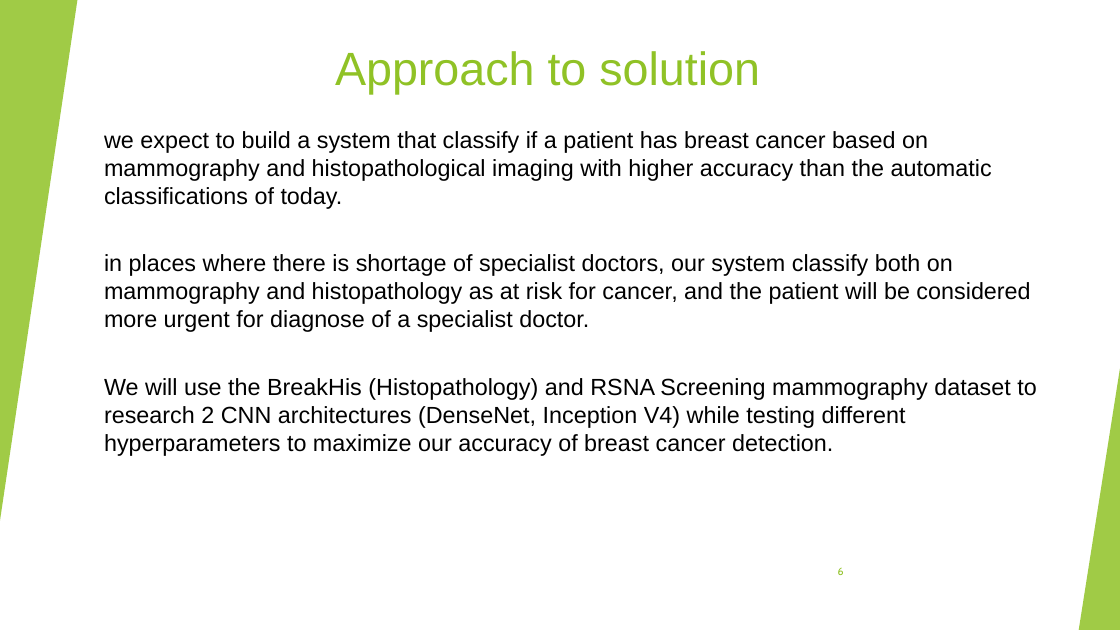
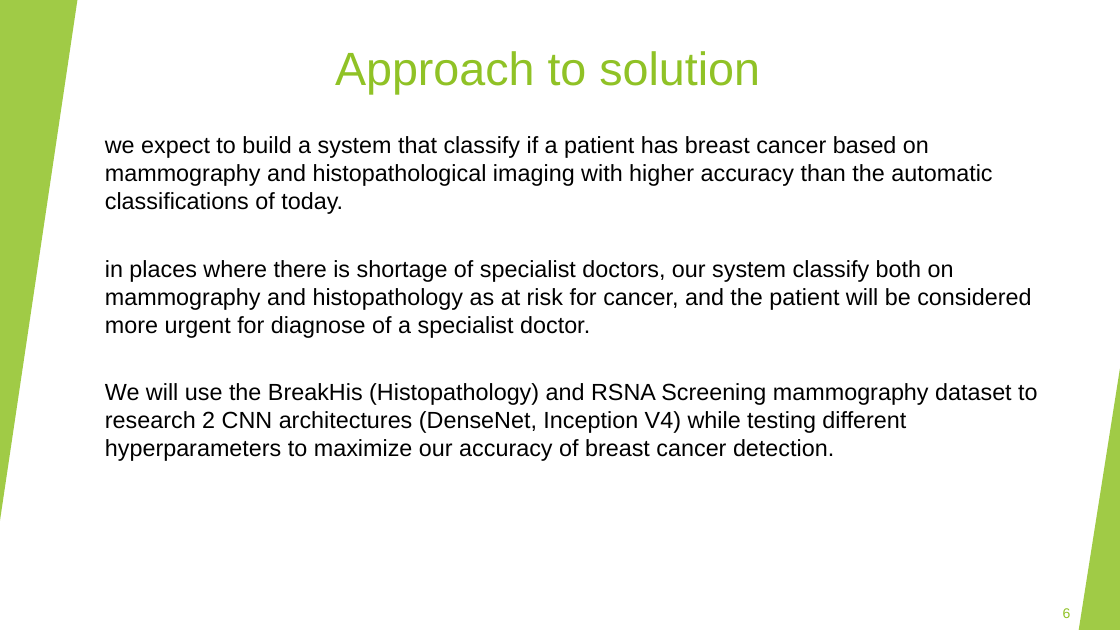
Before and after one commit to Shenhav26/Final_project, a slide deck: slide 6 of capstone project phase A.pptx. Drawn at 1120x630 pixels with LibreOffice and Linux fonts; fonts in the diff are those of the drawing. Boxes give left, top, right and bottom in pixels: in the first picture for what was removed or moved away, otherwise in the second. Text is boxed around its words. In the diff, an @@ line names an element or a change of style, - is before the commit and + after.

```diff
--- a/capstone project phase A.pptx
+++ b/capstone project phase A.pptx
@@ text "we expect to build a ...": place and size @@
-text "we expect to build a ..." at (104,131,1036,456)
+text "we expect to build a ..." at (105,136,1037,461)
@@ page number: place and size @@
-page number at (838,567,844,575)
+page number at (1063,608,1071,618)
@@ page number at (1063,608,1071,618): size 9 to 12 pt, font Cabin to Arial @@
```
Also in this commit, not shown: 17 other slides changed, 1 slide removed.
